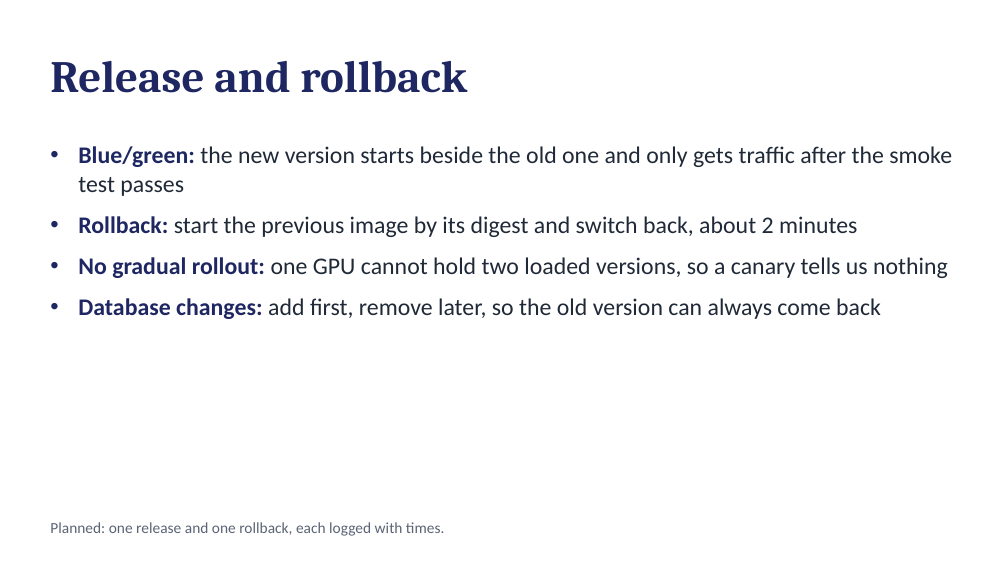
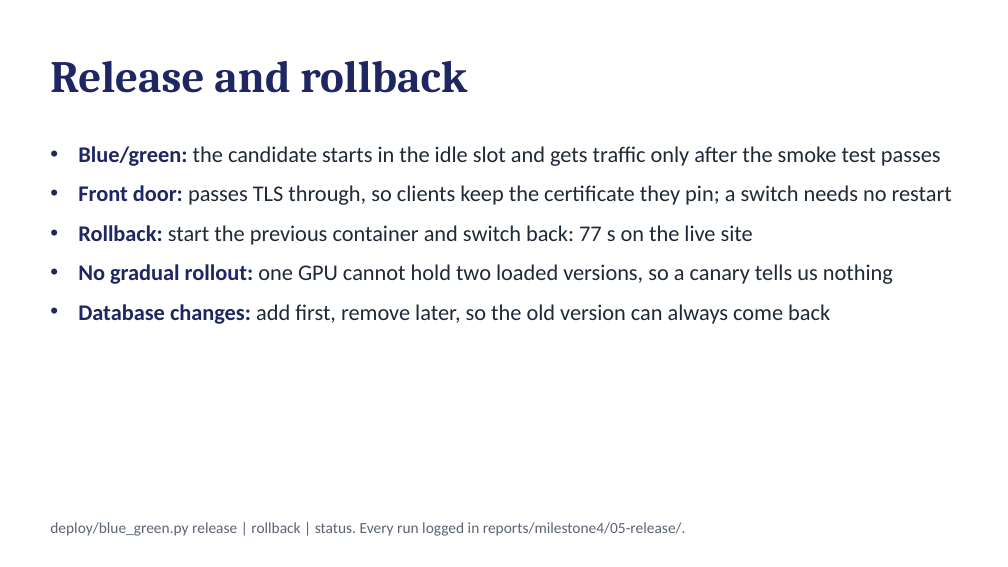
Before and after one commit to Ahmed-Sadeq-Hussein/Dramatizer, a slide deck: slide 9 of reports/milestone4/Dramatizer_Milestone_4.pptx. Drawn at 1008x567 pixels with LibreOffice and Linux fonts; fonts in the diff are those of the drawing. Boxes give left, top, right and bottom in pixels: in the first picture for what was removed or moved away, otherwise in the second. Text is boxed around its words. In the diff, an @@ line names an element or a change of style, - is before the commit and + after.

```diff
--- a/reports/milestone4/Dramatizer_Milestone_4.pptx
+++ b/reports/milestone4/Dramatizer_Milestone_4.pptx
@@ text at (78,146,952,245): text changed; size 17 to 16 pt @@
-• Blue/green: the new version starts beside the old one and only gets traffic after the smoke test passes
-• Rollback: start the previous image by its digest and switch back, about 2 minutes
+• Blue/green: the candidate starts in the idle slot and gets traffic only after the smoke test passes
+• Front door: passes TLS through, so clients keep the certificate they pin; a switch needs no restart
+• Rollback: start the previous container and switch back: 77 s on the live site
@@ text at (78,264,893,324): size 17 to 16 pt in "No gradual rollout: one GPU cannot hold ...", "Database changes: add first, remove later, so ..." @@
@@ text at (50,522,686,536): text changed @@
-Planned: one release and one rollback, each logged with times.
+deploy/blue_green.py release | rollback | status. Every run logged in reports/milestone4/05-release/.
```
Also in this commit, not shown: 7 other slides changed, 1 slide added, 58 other files.
